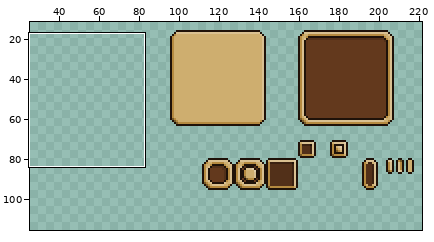
One commit to this sprite sheet: Art/16x16 Pixel Art Roguelike (Forest) Pack/ui/UI-base.png. The first picture is a wide view before the edit; the outline marks the close-up.
Close-up. Before the edit:
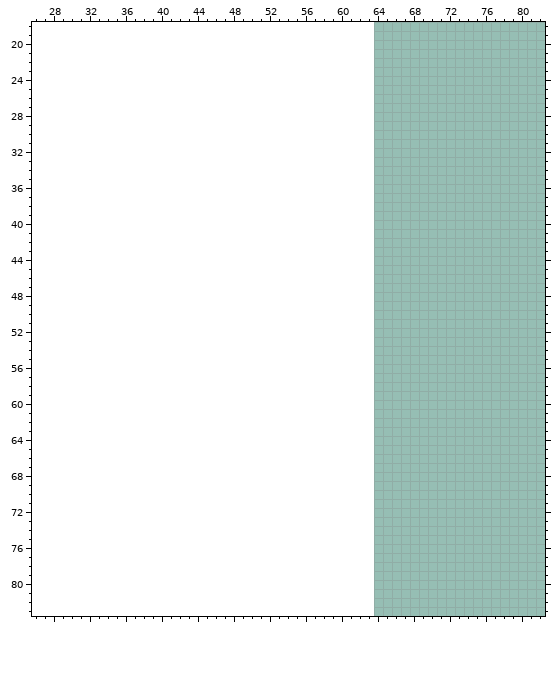
The file is 161x117 pixels. Colours within 5 levels of each other are drawn and written as one. Shown: x 26..82, y 18..83. The old version is drawn lined up with the new one, on the new canvas. The wide view leaves out empty margins. The commit also changed other parts of the picture, which this record leaves out.
New version:
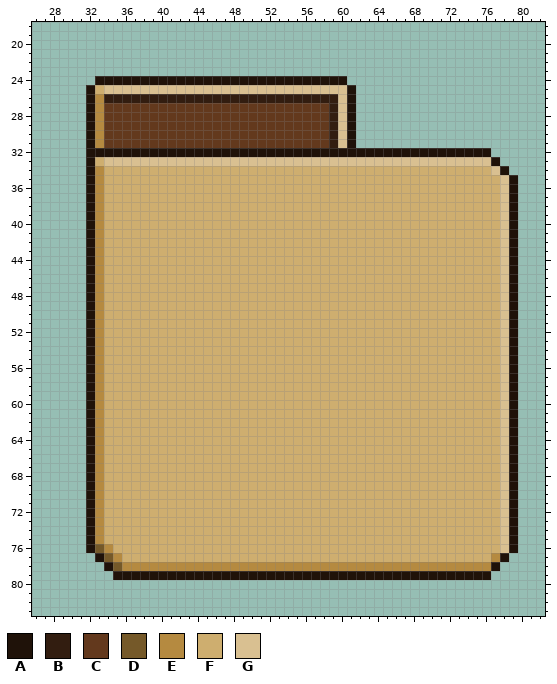
Palette (. is transparent): A #1f1209  B #321d10  C #63391d  D #755929  E #b58a40  F #ceae6f  G #d9c091
Changes in this commit:
canvas 161x117 -> 225x117, the old top-left corner now at 64,0
@@ x 26..82 @@
 23 .........................................................
-24 .........................................................
-25 .........................................................
-26 .........................................................
-27 .........................................................
-28 .........................................................
-29 .........................................................
-30 .........................................................
-31 .........................................................
-32 .........................................................
-33 .........................................................
-34 .........................................................
-35 .........................................................
-36 .........................................................
-37 .........................................................
-38 .........................................................
-39 .........................................................
-40 .........................................................
-41 .........................................................
-42 .........................................................
-43 .........................................................
-44 .........................................................
-45 .........................................................
-46 .........................................................
-47 .........................................................
-48 .........................................................
-49 .........................................................
-50 .........................................................
-51 .........................................................
-52 .........................................................
-53 .........................................................
-54 .........................................................
-55 .........................................................
-56 .........................................................
-57 .........................................................
-58 .........................................................
-59 .........................................................
-60 .........................................................
-61 .........................................................
-62 .........................................................
-63 .........................................................
-64 .........................................................
-65 .........................................................
-66 .........................................................
-67 .........................................................
-68 .........................................................
-69 .........................................................
-70 .........................................................
-71 .........................................................
-72 .........................................................
-73 .........................................................
-74 .........................................................
-75 .........................................................
-76 .........................................................
-77 .........................................................
-78 .........................................................
-79 .........................................................
+24 .......AAAAAAAAAAAAAAAAAAAAAAAAAAAA......................
+25 ......AFGGGGGGGGGGGGGGGGGGGGGGGGGGGA.....................
+26 ......AEBBBBBBBBBBBBBBBBBBBBBBBBBBGA.....................
+27 ......AECCCCCCCCCCCCCCCCCCCCCCCCCBGA.....................
+28 ......AECCCCCCCCCCCCCCCCCCCCCCCCCBGA.....................
+29 ......AECCCCCCCCCCCCCCCCCCCCCCCCCBGA.....................
+30 ......AECCCCCCCCCCCCCCCCCCCCCCCCCBGA.....................
+31 ......AECCCCCCCCCCCCCCCCCCCCCCCCCBGA.....................
+32 ......AAAAAAAAAAAAAAAAAAAAAAAAAAAAAAAAAAAAAAAAAAAAA......
+33 ......AFGGGGGGGGGGGGGGGGGGGGGGGGGGGGGGGGGGGGGGGGGGGA.....
+34 ......AEFFFFFFFFFFFFFFFFFFFFFFFFFFFFFFFFFFFFFFFFFFFGA....
+35 ......AEFFFFFFFFFFFFFFFFFFFFFFFFFFFFFFFFFFFFFFFFFFFFGA...
+36 ......AEFFFFFFFFFFFFFFFFFFFFFFFFFFFFFFFFFFFFFFFFFFFFGA...
+37 ......AEFFFFFFFFFFFFFFFFFFFFFFFFFFFFFFFFFFFFFFFFFFFFGA...
+38 ......AEFFFFFFFFFFFFFFFFFFFFFFFFFFFFFFFFFFFFFFFFFFFFGA...
+39 ......AEFFFFFFFFFFFFFFFFFFFFFFFFFFFFFFFFFFFFFFFFFFFFGA...
+40 ......AEFFFFFFFFFFFFFFFFFFFFFFFFFFFFFFFFFFFFFFFFFFFFGA...
+41 ......AEFFFFFFFFFFFFFFFFFFFFFFFFFFFFFFFFFFFFFFFFFFFFGA...
+42 ......AEFFFFFFFFFFFFFFFFFFFFFFFFFFFFFFFFFFFFFFFFFFFFGA...
+43 ......AEFFFFFFFFFFFFFFFFFFFFFFFFFFFFFFFFFFFFFFFFFFFFGA...
+44 ......AEFFFFFFFFFFFFFFFFFFFFFFFFFFFFFFFFFFFFFFFFFFFFGA...
+45 ......AEFFFFFFFFFFFFFFFFFFFFFFFFFFFFFFFFFFFFFFFFFFFFGA...
+46 ......AEFFFFFFFFFFFFFFFFFFFFFFFFFFFFFFFFFFFFFFFFFFFFGA...
+47 ......AEFFFFFFFFFFFFFFFFFFFFFFFFFFFFFFFFFFFFFFFFFFFFGA...
+48 ......AEFFFFFFFFFFFFFFFFFFFFFFFFFFFFFFFFFFFFFFFFFFFFGA...
+49 ......AEFFFFFFFFFFFFFFFFFFFFFFFFFFFFFFFFFFFFFFFFFFFFGA...
+50 ......AEFFFFFFFFFFFFFFFFFFFFFFFFFFFFFFFFFFFFFFFFFFFFGA...
+51 ......AEFFFFFFFFFFFFFFFFFFFFFFFFFFFFFFFFFFFFFFFFFFFFGA...
+52 ......AEFFFFFFFFFFFFFFFFFFFFFFFFFFFFFFFFFFFFFFFFFFFFGA...
+53 ......AEFFFFFFFFFFFFFFFFFFFFFFFFFFFFFFFFFFFFFFFFFFFFGA...
+54 ......AEFFFFFFFFFFFFFFFFFFFFFFFFFFFFFFFFFFFFFFFFFFFFGA...
+55 ......AEFFFFFFFFFFFFFFFFFFFFFFFFFFFFFFFFFFFFFFFFFFFFGA...
+56 ......AEFFFFFFFFFFFFFFFFFFFFFFFFFFFFFFFFFFFFFFFFFFFFGA...
+57 ......AEFFFFFFFFFFFFFFFFFFFFFFFFFFFFFFFFFFFFFFFFFFFFGA...
+58 ......AEFFFFFFFFFFFFFFFFFFFFFFFFFFFFFFFFFFFFFFFFFFFFGA...
+59 ......AEFFFFFFFFFFFFFFFFFFFFFFFFFFFFFFFFFFFFFFFFFFFFGA...
+60 ......AEFFFFFFFFFFFFFFFFFFFFFFFFFFFFFFFFFFFFFFFFFFFFGA...
+61 ......AEFFFFFFFFFFFFFFFFFFFFFFFFFFFFFFFFFFFFFFFFFFFFGA...
+62 ......AEFFFFFFFFFFFFFFFFFFFFFFFFFFFFFFFFFFFFFFFFFFFFGA...
+63 ......AEFFFFFFFFFFFFFFFFFFFFFFFFFFFFFFFFFFFFFFFFFFFFGA...
+64 ......AEFFFFFFFFFFFFFFFFFFFFFFFFFFFFFFFFFFFFFFFFFFFFGA...
+65 ......AEFFFFFFFFFFFFFFFFFFFFFFFFFFFFFFFFFFFFFFFFFFFFGA...
+66 ......AEFFFFFFFFFFFFFFFFFFFFFFFFFFFFFFFFFFFFFFFFFFFFGA...
+67 ......AEFFFFFFFFFFFFFFFFFFFFFFFFFFFFFFFFFFFFFFFFFFFFGA...
+68 ......AEFFFFFFFFFFFFFFFFFFFFFFFFFFFFFFFFFFFFFFFFFFFFGA...
+69 ......AEFFFFFFFFFFFFFFFFFFFFFFFFFFFFFFFFFFFFFFFFFFFFGA...
+70 ......AEFFFFFFFFFFFFFFFFFFFFFFFFFFFFFFFFFFFFFFFFFFFFGA...
+71 ......AEFFFFFFFFFFFFFFFFFFFFFFFFFFFFFFFFFFFFFFFFFFFFGA...
+72 ......AEFFFFFFFFFFFFFFFFFFFFFFFFFFFFFFFFFFFFFFFFFFFFGA...
+73 ......AEFFFFFFFFFFFFFFFFFFFFFFFFFFFFFFFFFFFFFFFFFFFFGA...
+74 ......AEFFFFFFFFFFFFFFFFFFFFFFFFFFFFFFFFFFFFFFFFFFFFGA...
+75 ......AEFFFFFFFFFFFFFFFFFFFFFFFFFFFFFFFFFFFFFFFFFFFFGA...
+76 ......ADEFFFFFFFFFFFFFFFFFFFFFFFFFFFFFFFFFFFFFFFFFFFGA...
+77 .......ADEFFFFFFFFFFFFFFFFFFFFFFFFFFFFFFFFFFFFFFFFFEA....
+78 ........ADEEEEEEEEEEEEEEEEEEEEEEEEEEEEEEEEEEEEEEEEEA.....
+79 .........AAAAAAAAAAAAAAAAAAAAAAAAAAAAAAAAAAAAAAAAAA......
 80 .........................................................
